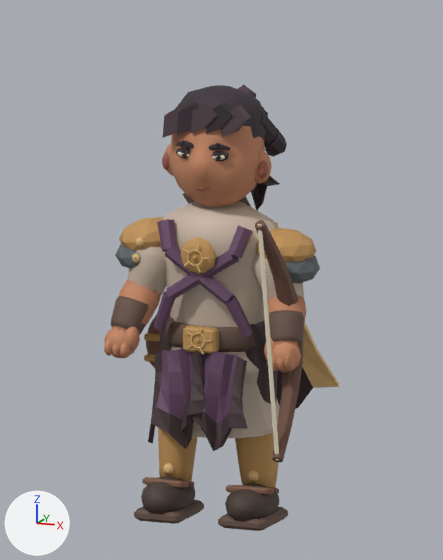
What one commit did to the Blender file art/blend/octavia.blend.
Both versions are drawn from the file's camera 'Art review camera'. The axes (+X, +Y, +Z) are drawn at lower left. The lights are the same throughout. The picture after the commit comes second.

Names of what the first picture shows: 'octavia'.
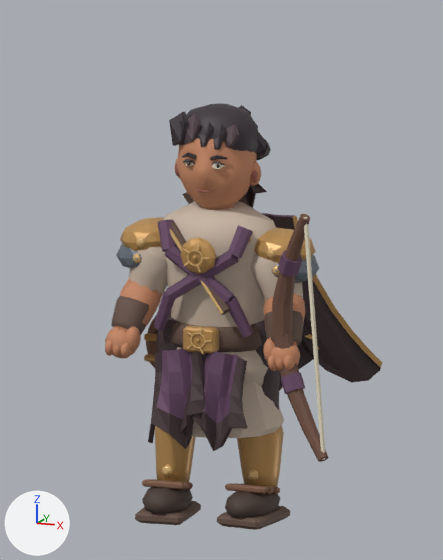
The change, as a diff of the scene's bpy script:
```diff
--- a/art/blend/octavia.blend.py
+++ b/art/blend/octavia.blend.py
@@ me_octavia_color_and_skin @@
 # used by ob_octavia; location = (0.0, 0.0, 0.0)
-me_octavia_color_and_skin.from_pydata(...)  # 4317 vertices, 5183 faces; spans x -0.43..0.43, y -0.33..0.47, z -0.01..1.76
+me_octavia_color_and_skin.from_pydata(...)  # 4783 vertices, 5513 faces; spans x -0.43..0.59, y -0.29..0.57, z -0.01..1.69
+# me_octavia_color_and_skin part 1: the loose piece of 70 vertices spanning x -0.03..0.16, y 0.15..0.34, z 1.19..1.57 is copied, and the copy is scaled about its middle by (0.805, 0.71, 0.919), then moved by (-0.01, -0.05, -0.03); it spans x -0.03..0.13, y 0.13..0.27, z 1.19..1.52
+# me_octavia_color_and_skin part 2: the loose piece of 12 vertices spanning x -0.21..-0.16, y -0.08..-0.06, z 0.16..0.21 is moved by (0.01, -0.03, 0.0)
+# me_octavia_color_and_skin part 3: the loose piece of 32 vertices spanning x 0.09..0.27, y -0.09..-0.05, z 0.11..0.14 is moved by (-0.35, -0.08, 0.01)
+# me_octavia_color_and_skin part 4: the loose piece of 32 vertices spanning x 0.08..0.28, y -0.21..0.08, z -0.01..0.04 is turned 5.5 degrees about the z axis through its middle, then moved by (-0.36, -0.03, 0.0)
+# me_octavia_color_and_skin part 5: the loose piece of 40 vertices spanning x -0.26..-0.09, y -0.07..0.1, z 0.1..0.42 is moved by (0.0, -0.03, 0.0)
+# me_octavia_color_and_skin part 6: the loose piece of 50 vertices spanning x -0.26..-0.03, y -0.09..0.14, z 0.32..0.82 is turned 5.5 degrees about the z axis through its middle, then moved by (0.0, -0.03, 0.0)
+# me_octavia_color_and_skin part 7: the loose piece of 12 vertices spanning x 0.16..0.21, y -0.08..-0.06, z 0.16..0.21 is moved by (-0.01, 0.02, 0.0)
+# me_octavia_color_and_skin part 8: the loose piece of 42 vertices spanning x 0.09..0.28, y -0.24..0.1, z -0.01..0.16 is multiplied about its middle by the matrix ((0.947, 0.093, 0.0), (-0.091, 0.961, 0.0), (0.0, 0.0, 0.819)), then moved by (-0.01, 0.02, -0.01)
+# me_octavia_color_and_skin part 9: the loose piece of 32 vertices spanning x 0.08..0.28, y -0.21..0.08, z -0.01..0.04 is copied, and the copy is turned -5.5 degrees about the z axis through its middle, then moved by (-0.01, 0.02, 0.0); it spans x 0.06..0.29, y -0.19..0.11, z -0.01..0.04
+# me_octavia_color_and_skin part 10: the loose piece of 40 vertices spanning x 0.09..0.26, y -0.07..0.1, z 0.1..0.42 is moved by (0.0, 0.02, 0.0)
+# me_octavia_color_and_skin part 11: the loose piece of 50 vertices spanning x 0.03..0.26, y -0.09..0.14, z 0.32..0.82 is turned -5.5 degrees about the z axis through its middle, then moved by (0.0, 0.03, 0.0)
+# me_octavia_color_and_skin part 12: the loose piece of 70 vertices spanning x -0.22..0.37, y 0.1..0.47, z 0.33..1.2 is rebuilt with 198 vertices and now spans x -0.11..0.51, y 0.19..0.57, z 0.4..1.21
+# me_octavia_color_and_skin part 13: 25 loose pieces with 444 vertices, spanning x -0.23..0.41, y -0.33..0.27, z 0.3..1.74, are deleted
+# me_octavia_color_and_skin part 14: 98 vertices moved from x -0.38..0.41, y -0.24..0.21, z 0.11..1.66 to x -0.38..0.41, y -0.24..0.22, z 0.11..1.66; 1384 vertices removed from x -0.41..0.41, y -0.24..0.34, z -0.01..1.76; 1904 vertices added at x -0.4..0.59, y -0.29..0.5, z 0.0..1.69
+# me_octavia_color_and_skin part 15: 362 kept faces spanning x -0.43..0.43, y -0.24..0.22, z 0.11..1.57 get new vertex colours
+# other edits to the shape of me_octavia_color_and_skin do not show in these pictures
 me_octavia_color_and_skin.materials.append(mat_painted_metal_edges__textile_and_clay)
```

Where the change shows, as pixel boxes (x1, y1, x2, y2) in the pictures (443 x 560 px; the box of a moved part takes in the faces that stretch with it):
'octavia', reshaped (18% wider)
    before: (104, 84, 339, 531)
    after: (105, 103, 382, 530)
part 1 of me_octavia_color_and_skin, added (mostly hidden)
    after: (244, 183, 267, 208)
part 2 of me_octavia_color_and_skin, moved or reshaped
    before: (163, 463, 174, 476)
    after: (162, 464, 173, 477)
part 3 of me_octavia_color_and_skin, moved or reshaped
    before: (239, 485, 274, 494)
    after: (142, 479, 185, 489)
part 4 of me_octavia_color_and_skin, moved or reshaped
    before: (218, 507, 288, 531)
    after: (135, 501, 201, 525)
part 5 of me_octavia_color_and_skin, moved or reshaped
    before: (158, 428, 197, 481)
    after: (155, 426, 195, 482)
part 6 of me_octavia_color_and_skin, moved or reshaped
    before: (159, 312, 175, 351)
    after: (156, 312, 179, 352)
part 7 of me_octavia_color_and_skin, moved or reshaped
    before: (247, 470, 258, 483)
    after: (248, 469, 258, 481)
part 8 of me_octavia_color_and_skin, moved or reshaped
    before: (225, 483, 280, 521)
    after: (225, 491, 280, 519)
part 9 of me_octavia_color_and_skin, added (brown)
    after: (217, 506, 290, 530)
part 10 of me_octavia_color_and_skin, moved or reshaped
    before: (235, 433, 279, 488)
    after: (237, 425, 284, 487)
part 11 of me_octavia_color_and_skin, moved or reshaped
    before: (245, 320, 278, 404)
    after: (251, 320, 280, 410)
part 12 of me_octavia_color_and_skin, rebuilt
    before: (275, 223, 339, 409)
    after: (262, 213, 382, 391)
part 13 of me_octavia_color_and_skin, deleted
    before: (162, 84, 303, 462)
part 14 of me_octavia_color_and_skin, moved or reshaped
    before: (104, 85, 304, 524)
    after: (105, 103, 329, 515)
part 15 of me_octavia_color_and_skin, edited (looks the same)
    both: (124, 202, 315, 368)
